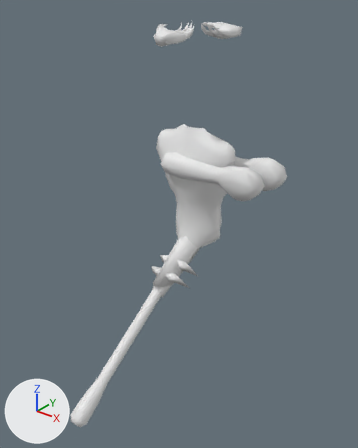
Renders of the Blender file extra/Tail Armor.blend from each side of a commit.
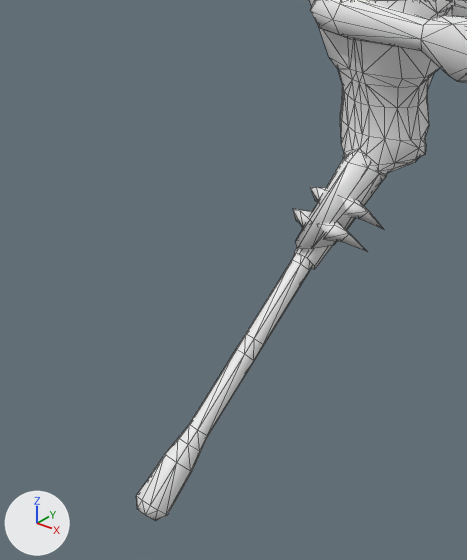
The first picture shows the older version from a 50 mm camera at (0.848, -1.101, 0.737) aimed at (0.068, -0.126, 0.132). The close-ups show the older and then the newer version on the part from 0% to 67% of the width and 35% to 100% of the height of that picture. Only the edits that show in the close-ups are written down. The axes (+X, +Y, +Z) are drawn at lower left. The lights are the same throughout. The close-ups show mesh edges as thin lines.

Objects in the first close-up: 'Daedric Armor', 'Daedric Spikes', 'Deadric Sleeve', 'Tri Chest.001', 'Tri Left Foot.001', 'Tri Tail.001' and 1 more.
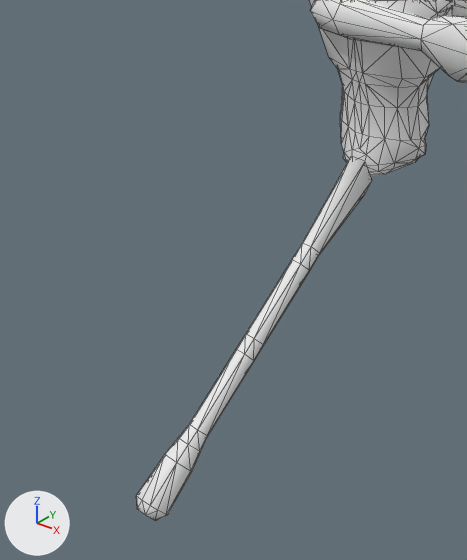
Boxes (x1, y1, x2, y2) around the edits, measured in the close-ups (467 x 560 px):
```json
{"object": "Daedric Armor", "change": "hidden", "before": [295, 149, 387, 249]}
{"object": "Daedric Spikes", "change": "hidden", "before": [292, 187, 383, 252]}
{"object": "Deadric Sleeve", "change": "hidden", "before": [294, 246, 332, 269]}
```

Scene script edits in JSON lines:
```json
{"op": "add", "block": "ob_deadric_sleeve", "code": "ob_deadric_sleeve.hide_set(True)  # its collection is switched off"}
{"op": "add", "block": "ob_daedric_armor", "code": "ob_daedric_armor.hide_set(True)  # its collection is switched off"}
{"op": "add", "block": "ob_daedric_spikes", "code": "ob_daedric_spikes.hide_set(True)  # its collection is switched off"}
```
